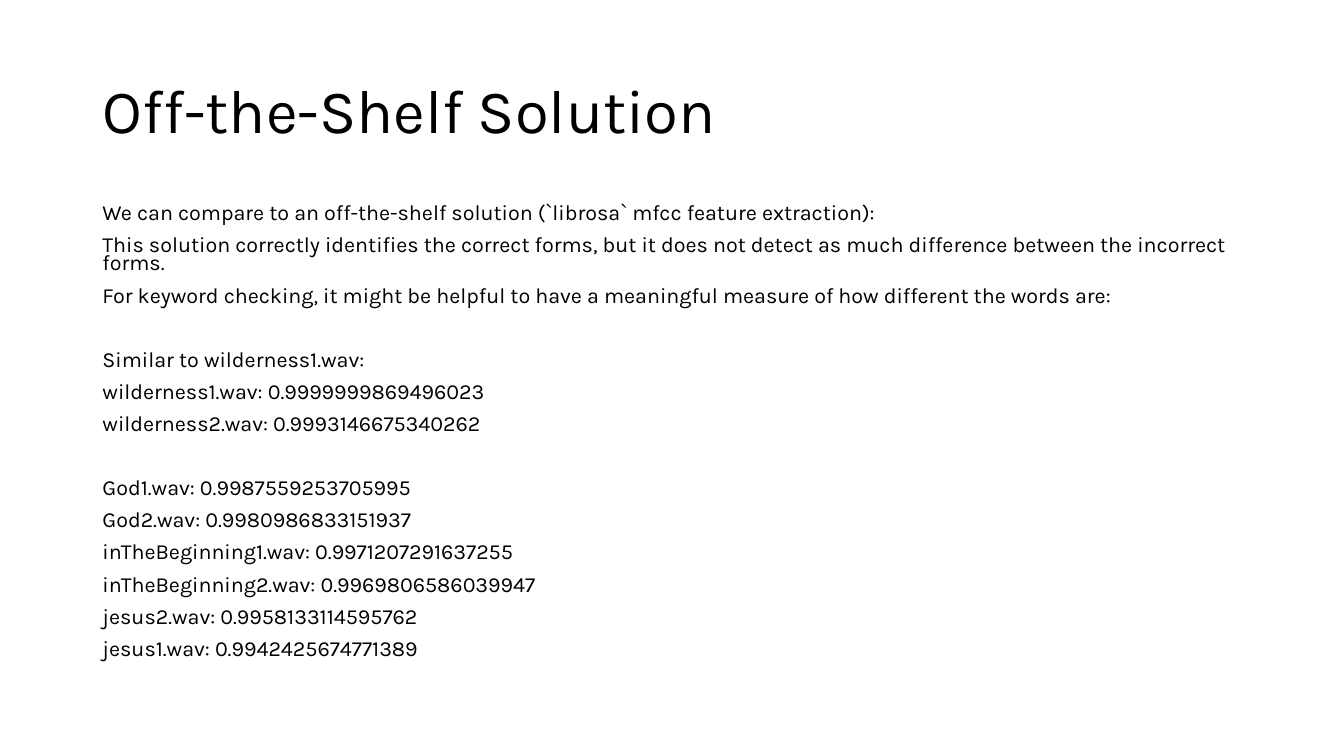
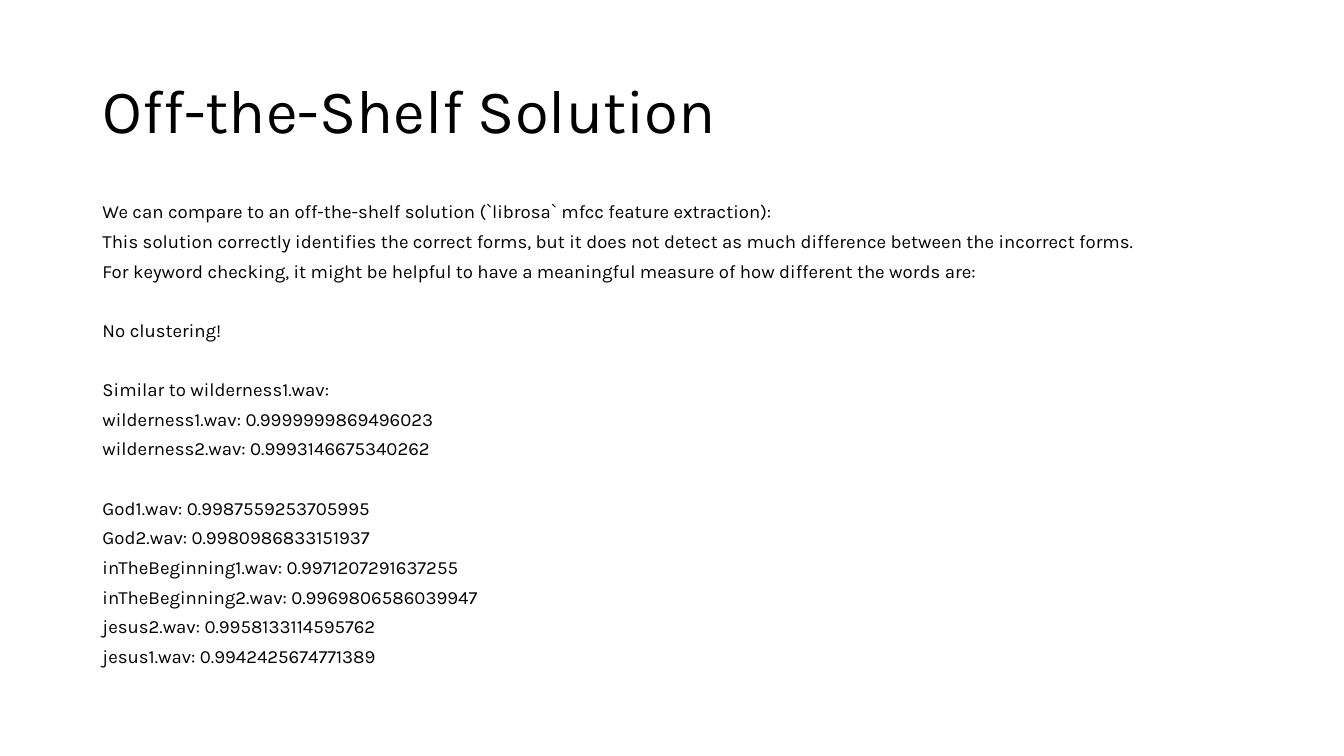
Before and after one commit to PENNET-dev/hackathon-uW-2024, a slide deck: slide 8 of Hackathon Presentation.pptx (slide 9 before the commit). Drawn at 1344x756 pixels with LibreOffice and Linux fonts; fonts in the diff are those of the drawing. Boxes give left, top, right and bottom in pixels: in the first picture for what was removed or moved away, otherwise in the second. Text is boxed around its words. In the diff, an @@ line names an element or a change of style, - is before the commit and + after.

Commit message:
all alternate solutions + host working

```diff
--- a/Hackathon Presentation.pptx
+++ b/Hackathon Presentation.pptx
@@ text at bbox=[102, 204, 1133, 668]: size 15.4 to 13.3 pt @@
@@ text at bbox=[102, 324, 222, 342]: paragraph added @@
+No clustering!
```
Also in this commit, not shown: 10 other files.
